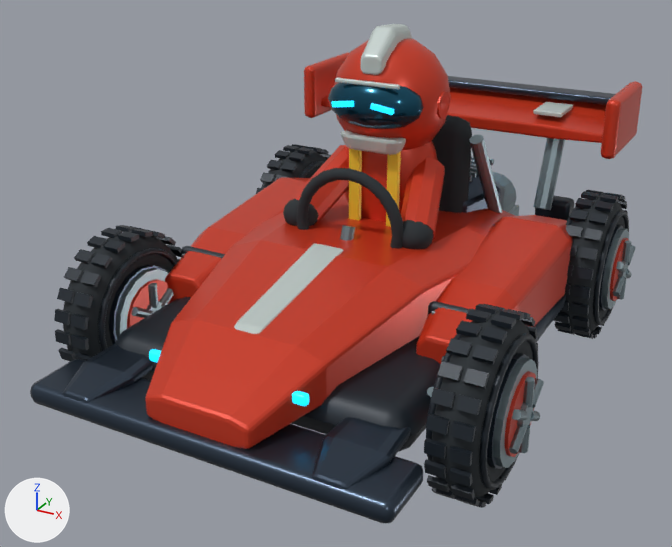
What one commit did to the glTF model ui/public/room-games/kart-ember.glb.
Both versions are drawn from a 50 mm camera at (1.59, -3.2, 1.92) aimed at (-0.07, -0.19, 0.42). The lights are fixed; the arrows at lower left show +X, +Y and +Z. The picture after the commit comes second. Where no turn or scale is listed for an object, it has been applied to the vertices.

In view in the first picture: 'DriverHead_Surface', 'Driver_Surface', 'Kart_Surface', 'WheelFL_Surface', 'WheelFR_Surface', 'WheelRL_Surface', 'WheelRR_Surface'.
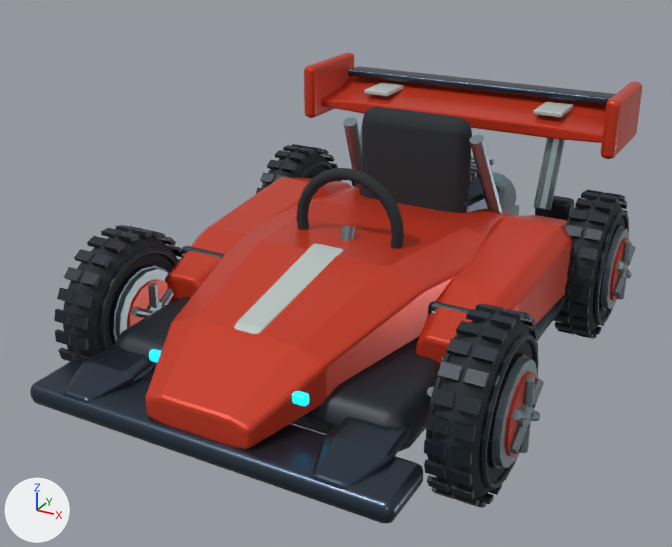
What differs and where, as boxes (x1, y1, x2, y2) in the pictures (672 x 547 px):
'DriverHead_Surface', deleted
    before: (328, 24, 451, 155)
    faces in mat_ember (red #ce3a21): (333, 38, 451, 151)
    faces in mat_glass (dark cyan #1e556c): (328, 80, 424, 129)
    faces in mat_ivory (light grey #c2cdca): (335, 24, 412, 155)
    faces in mat_cyanlight (cyan #10adda, glowing cyan #14cbff): (331, 101, 394, 115)
'Driver_Surface', deleted
    before: (283, 141, 445, 249)
    faces in mat_ember (red #ce3a21): (291, 141, 445, 239)
    faces in mat_yellow (yellow #ffd43c): (349, 148, 401, 227)
    faces in mat_rubber (black #22292e): (283, 199, 434, 249)

What the commit changed:
Object 'Driver_Surface' (ob_driver_surface) is deleted.
Object 'DriverHead_Surface' (ob_driverhead_surface) is deleted.
